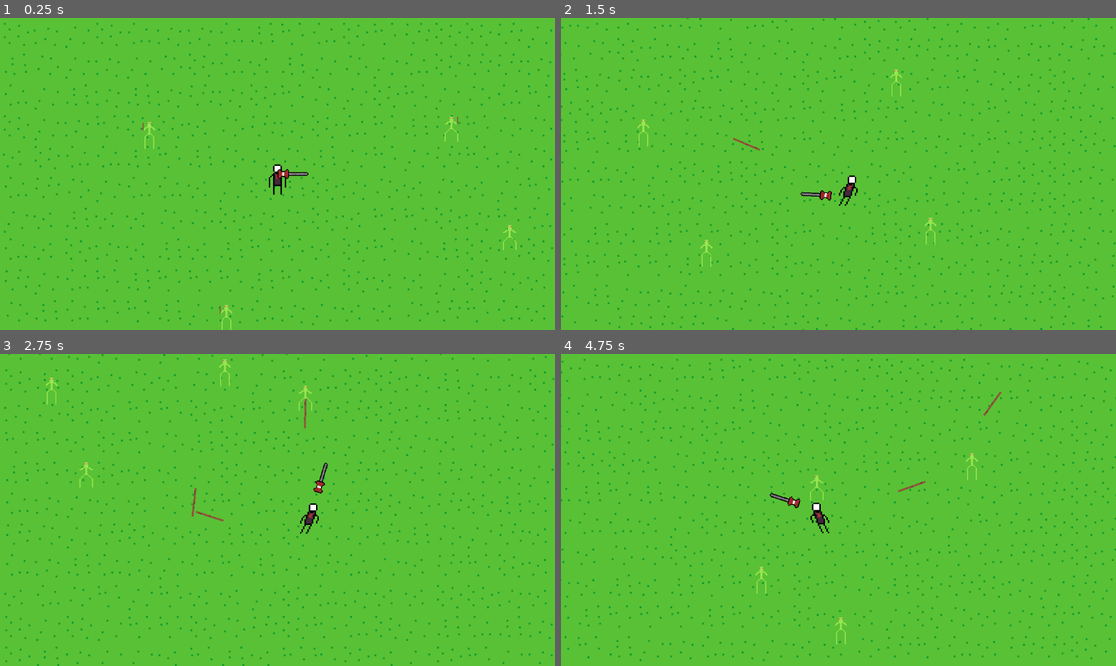
Above: before the commit, frames 1-4 (two rows, left to right).
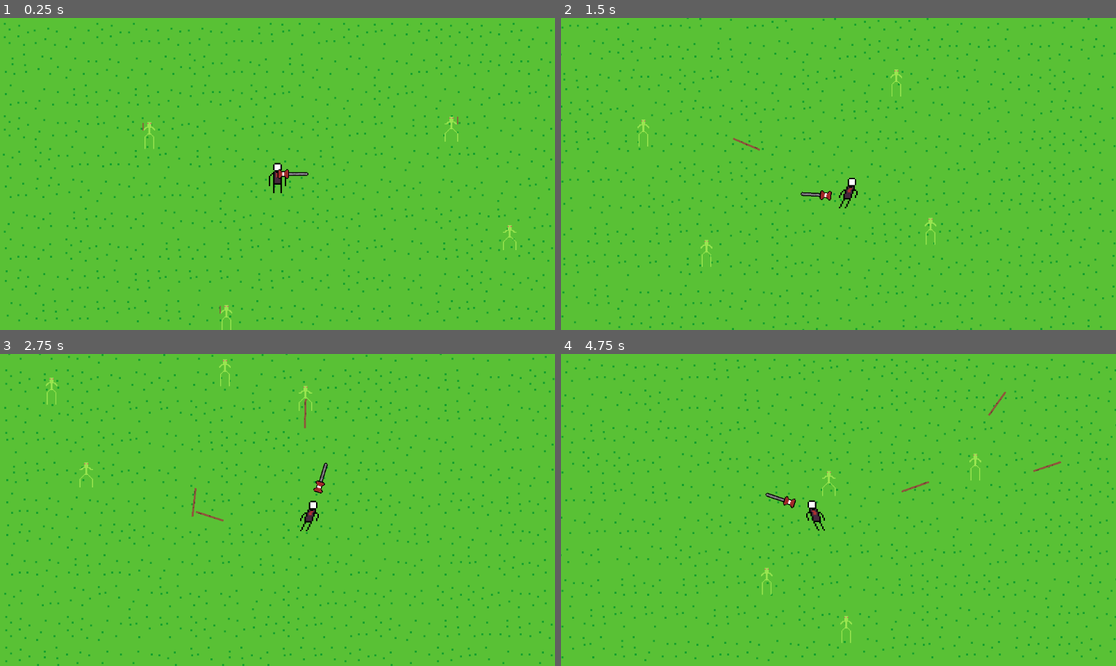
Above: after the commit, the same moments.

Repository: LavaWander/Slesh
Game: Godot game, scene res://world.tscn
Two runs of this game, one before a commit and one after it. Both use one fixed random seed, a clock stepped at 60 frames per second and the inputs below.
Inputs (mouse positions are in pixels of both pictures, inside the frame that each line leads up to):
- Up to frame 1 (0.25 s): no input
- Up to frame 2 (1.5 s): move the mouse to (960, 158) at 0.52 s; hold D (move_right) 0.53-1.28 s; hold Right mouse button (attack_slash) 0.53-1.28 s; click (960, 158) at 0.8 s; move the mouse to (727, 189) at 1.27 s; hold S (move_down) from 1.28 s (still down); click (727, 189) at 1.35 s
- Up to frame 3 (2.75 s): right-click (166, 525) at 1.55 s; move the mouse to (333, 441) at 2.02 s; release S (move_down) at 2.03 s; hold D (move_right) from 2.03 s (still down); hold Right mouse button (attack_slash) from 2.03 s (still down); click (333, 441) at 2.3 s
- Up to frame 4 (4.75 s): move the mouse to (810, 572) at 2.77 s; release D (move_right) at 2.78 s; release Right mouse button (attack_slash) at 2.78 s; hold W (move_up) 2.78-3.53 s; click (810, 572) at 2.85 s; right-click (810, 572) at 3.05 s; move the mouse to (1005, 556) at 3.52 s; hold Shift (run) 3.53-4.28 s; hold A (move_left) from 3.53 s (still down); click (1005, 556) at 3.8 s; move the mouse to (672, 463) at 4.27 s; right-click (672, 463) at 4.35 s

The runs differ from the first frame. In frame 1, less than 0.1% of the frame differs, in the area x 48-52%, y 46-57%; in frame 2, 0.1%; in frame 3, 0.1%; in frame 4, 6.1%, in the area x 0-100%, y 1-99%.

Commit message:
Make sword attack modifiers work, make modifier IDs into enums (to prevent typo errors)

Diff:
--- a/Game/components/stats_component.gd
+++ b/Game/components/stats_component.gd
@@ -18,7 +18,7 @@
 	var total: float = 0.0
 
 	for modifier in _get_all_modifiers():
-		if modifier.stat_name == stat_name and modifier.mode == StatModifier.Mode.ADD:
+		if modifier.get_stat_name() == stat_name and modifier.mode == StatModifier.Mode.ADD:
 			total += modifier.value
 
 	return total
@@ -28,7 +28,7 @@
 	var total: float = 1.0
 
 	for modifier in _get_all_modifiers():
-		if modifier.stat_name == stat_name and modifier.mode == StatModifier.Mode.MULTIPLY:
+		if modifier.get_stat_name() == stat_name and modifier.mode == StatModifier.Mode.MULTIPLY:
 			total *= modifier.value
 
 	return total
--- a/Game/items/business_armor.tres
+++ b/Game/items/business_armor.tres
@@ -6,20 +6,19 @@
 
 [sub_resource type="Resource" id="Resource_j5o57"]
 script = ExtResource("2_8imah")
-stat_name = &"max_health"
 value = 50.0
 metadata/_custom_type_script = "uid://cy3g7c0rtvb4t"
 
 [sub_resource type="Resource" id="Resource_6nnjn"]
 script = ExtResource("2_8imah")
-stat_name = &"max_health"
 mode = 1
 value = 1.5
 metadata/_custom_type_script = "uid://cy3g7c0rtvb4t"
 
 [sub_resource type="Resource" id="Resource_8imah"]
 script = ExtResource("2_8imah")
-stat_name = &"thrust_damage"
+stat_id = 10
+mode = 1
 value = 2.0
 metadata/_custom_type_script = "uid://cy3g7c0rtvb4t"
 
--- a/Game/items/stat_modifier.gd
+++ b/Game/items/stat_modifier.gd
@@ -6,6 +6,48 @@
 	MULTIPLY
 }
 
-@export var stat_name: StringName
+enum StatId {
+	MAX_HEALTH,
+	THRUST_DAMAGE,
+	THRUST_SIZE,
+	THRUST_DURATION,
+	THRUST_COOLDOWN,
+	THRUST_DISTANCE_MULTIPLIER,
+	SLASH_DAMAGE,
+	SLASH_SIZE,
+	SLASH_DURATION,
+	SLASH_COOLDOWN,
+	SLASH_ANGLE
+}
+
+@export var stat_id: StatId
 @export var mode: Mode = Mode.ADD
 @export var value: float = 0.0
+
+
+func get_stat_name() -> StringName:
+	match stat_id:
+		StatId.MAX_HEALTH:
+			return &"max_health"
+		StatId.THRUST_DAMAGE:
+			return &"thrust_damage"
+		StatId.THRUST_SIZE:
+			return &"thrust_size"
+		StatId.THRUST_DURATION:
+			return &"thrust_duration"
+		StatId.THRUST_COOLDOWN:
+			return &"thrust_cooldown"
+		StatId.THRUST_DISTANCE_MULTIPLIER:
+			return &"thrust_distance_multiplier"
+		StatId.SLASH_DAMAGE:
+			return &"slash_damage"
+		StatId.SLASH_SIZE:
+			return &"slash_size"
+		StatId.SLASH_DURATION:
+			return &"slash_duration"
+		StatId.SLASH_COOLDOWN:
+			return &"slash_cooldown"
+		StatId.SLASH_ANGLE:
+			return &"slash_angle"
+		_:
+			return &""
--- a/Game/player/player.gd
+++ b/Game/player/player.gd
@@ -30,13 +30,9 @@
 		sprite.animation = "idle"
 		sprite.play()
 
-# adds sword
-var sword_scene: PackedScene
-
 @onready var inventory: InventoryComponent = $InventoryComponent
 @onready var equipment: EquipmentComponent = $EquipmentComponent
 @onready var stats: StatsComponent = $StatsComponent
-
 
 func _ready():
 	var armor := ItemDatabase.get_item(&"business_armor")
@@ -49,9 +45,4 @@
 	print("max_health add: ", stats.get_add(&"max_health"))
 	print("max_health mult: ", stats.get_mult(&"max_health"))
 
-
 	add_to_group("player")
-	sword_scene = preload("res://sword/sword.tscn")
-	var sword_instance = sword_scene.instantiate()
-	sword_instance.player = self
-	get_parent().add_child.call_deferred(sword_instance)
--- a/Game/player/player.tscn
+++ b/Game/player/player.tscn
@@ -8,6 +8,7 @@
 [ext_resource type="Script" uid="uid://m7wa7bca8w25" path="res://components/equipment_component.gd" id="6_g6k8r"]
 [ext_resource type="Script" uid="uid://04k151bqx0tr" path="res://components/stats_component.gd" id="7_boad6"]
 [ext_resource type="Script" uid="uid://dkburghpiek0s" path="res://components/player_health_controller.gd" id="8_rgyib"]
+[ext_resource type="PackedScene" uid="uid://8frqcbywea4e" path="res://sword/sword.tscn" id="9_hg6s5"]
 
 [sub_resource type="AtlasTexture" id="AtlasTexture_i3pqv"]
 atlas = ExtResource("2_onrkg")
@@ -101,3 +102,5 @@
 health_path = NodePath("../HealthComponent")
 stats_path = NodePath("../StatsComponent")
 metadata/_custom_type_script = "uid://dkburghpiek0s"
+
+[node name="Sword" parent="." unique_id=169199013 instance=ExtResource("9_hg6s5")]
--- a/Game/sword/slash_handler.gd
+++ b/Game/sword/slash_handler.gd
@@ -59,7 +59,7 @@
 	var spawn_distance = sword.distance + 25.0
 	var spawn_pos = pos + dir * spawn_distance
 
-	projectile.position = spawn_pos
+	projectile.global_position = spawn_pos
 	projectile.direction = dir
 	projectile.lifetime = get_final_slash_duration()
 	projectile.size = get_final_slash_size()
--- a/Game/sword/sword.gd
+++ b/Game/sword/sword.gd
@@ -4,34 +4,56 @@
 signal slash_fired(pos, dir)
 
 # sword position settings
-@export var distance := 20  # distance from player pivot
-@export var rotation_offset := deg_to_rad(90)  # rotate 90 degrees if needed
+@export var distance := 20.0
+@export var rotation_offset := deg_to_rad(90.0)
 
-var player: Node2D = null
+@onready var thrust_handler: Node = $ThrustHandler
+@onready var slash_handler: Node = $SlashHandler
+@onready var sprite: AnimatedSprite2D = $AnimatedSprite2D
 
-func _ready():
-	connect("thrust_fired", $ThrustHandler._on_thrust_fired)
-	connect("slash_fired", $SlashHandler._on_slash_fired)
+var player: Node2D
 
-func _process(_delta):
-	if not player:
+
+func _ready() -> void:
+	player = get_parent() as Node2D
+
+	connect("thrust_fired", thrust_handler._on_thrust_fired)
+	connect("slash_fired", slash_handler._on_slash_fired)
+
+	# pass player stats to handlers if available
+	if player != null:
+		var stats := player.get_node_or_null("StatsComponent") as StatsComponent
+		thrust_handler.stats = stats
+		slash_handler.stats = stats
+
+
+func _process(_delta: float) -> void:
+	if player == null:
 		return
 
-	global_position = player.global_position
+	# sword root stays at player's local origin
+	position = Vector2.ZERO
 
-	var dir = (get_global_mouse_position() - global_position).normalized()
-	var base_rotation = dir.angle() + rotation_offset
+	var dir := (get_global_mouse_position() - global_position).normalized()
+	var base_rotation := dir.angle() + rotation_offset
 
-	var thrust_offset = $ThrustHandler.thrust_offset
-	var slash_rot = $SlashHandler.slash_rotation
+	var thrust_offset = thrust_handler.thrust_offset
+	var slash_rot = slash_handler.slash_rotation
 
-	var final_distance = thrust_offset if thrust_offset > 0 else distance
+	var final_distance = thrust_offset if thrust_offset > 0.0 else distance
 
-	$AnimatedSprite2D.global_position = global_position + dir * final_distance
-	$AnimatedSprite2D.rotation = base_rotation + slash_rot
+	# because sprite is a child of sword, use local position here
+	sprite.position = dir * final_distance
+	sprite.rotation = base_rotation + slash_rot
 
-func _input(event):
+
+func _input(event: InputEvent) -> void:
+	if player == null:
+		return
+
+	var dir := (get_global_mouse_position() - global_position).normalized()
+
 	if event.is_action_pressed("attack_thrust"):
-		emit_signal("thrust_fired", global_position, (get_global_mouse_position() - global_position).normalized())
+		emit_signal("thrust_fired", global_position, dir)
 	elif event.is_action_pressed("attack_slash"):
-		emit_signal("slash_fired", $AnimatedSprite2D.global_position, (get_global_mouse_position() - global_position).normalized())
+		emit_signal("slash_fired", sprite.global_position, dir)
--- a/Game/sword/thrust_handler.gd
+++ b/Game/sword/thrust_handler.gd
@@ -54,7 +54,7 @@
 
 	var spawn_pos = pos + dir * spawn_distance
 
-	projectile.position = spawn_pos
+	projectile.global_position = spawn_pos
 	projectile.direction = dir
 	projectile.lifetime = get_final_thrust_duration()
 	projectile.size = get_final_thrust_size()
Not shown: 1 places in Game/player/player.tscn that only renumber resources
Not shown, changed: Notes.txt
